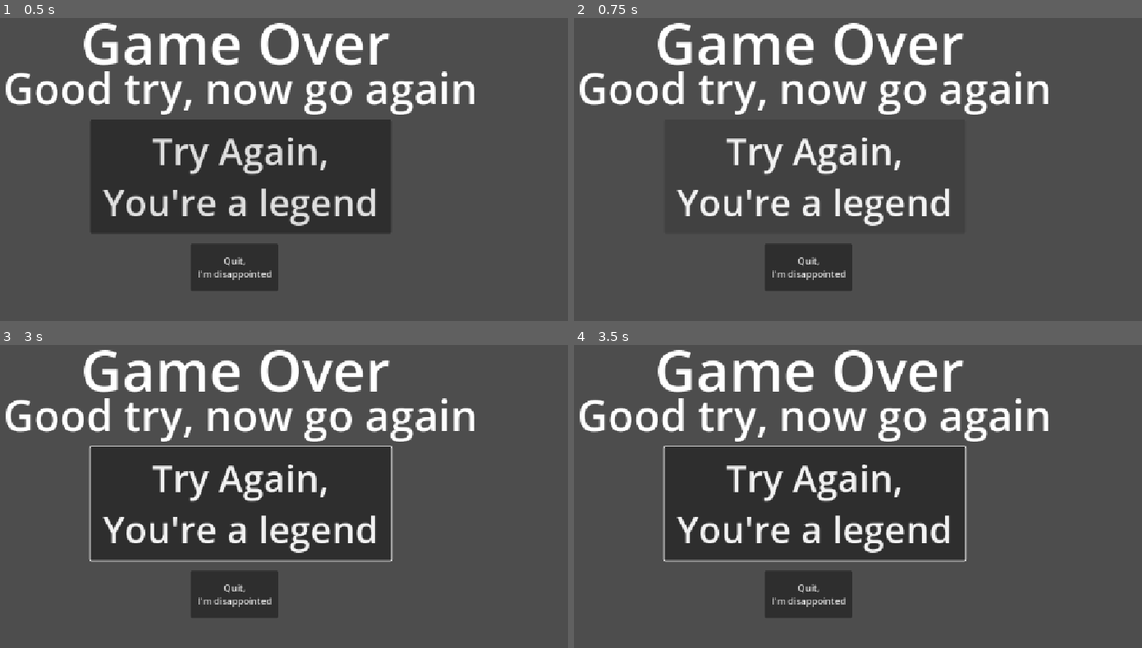
Above: before the commit, frames 1-4 (two rows, left to right).
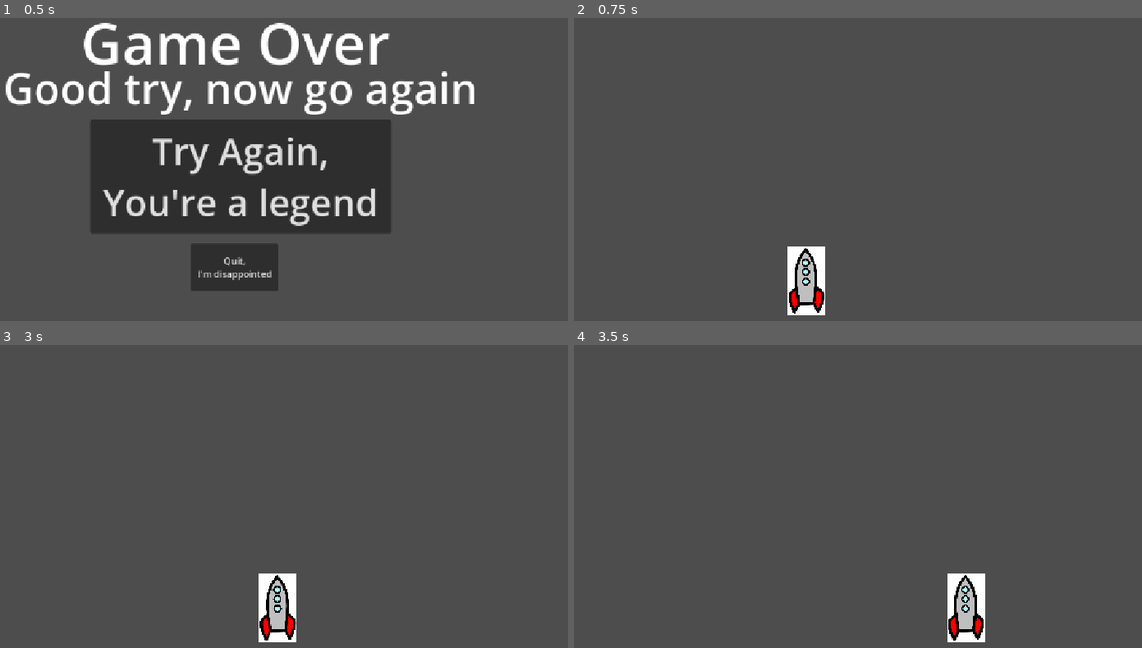
Above: after the commit, the same moments.

Repository: harshilarora250/orbital-game
Game: Godot game, scene res://game-over-screen.tscn
The game is run twice, just before and just after one commit, with the same random seed, the same clock (stepped at 60 frames per second) and the same inputs. This scene is started directly instead of the project's main scene.
Inputs (mouse positions are in pixels of both pictures, inside the frame that each line leads up to):
- Up to frame 1 (0.5 s): no input
- Up to frame 2 (0.75 s): click "Try Again, You're a legend" at 0.5 s
- Up to frame 3 (3 s): click (238, 502) at 1.25 s, where only the run before the commit has a clickable "Try Again, You're a legend"; click (238, 502) at 2 s, where only the run before the commit has a clickable "Try Again, You're a legend"; tap Enter at 2.75 s; move the mouse to (386, 444) at 2.77 s; hold Right (ui_right) from 2.78 s (still down); tap Alt at 2.85 s; click (386, 444) at 2.92 s
- Up to frame 4 (3.5 s): keep holding Right (ui_right)

Frame 1 is identical in both runs. In frame 2, 12% of the frame differs, in the area x 1-84%, y 1-99%; in frame 3, 29%; in frame 4, 30%.

Commit message:
Complete the game over screen

Diff:
--- a/game-over-screen.tscn
+++ b/game-over-screen.tscn
@@ -1,4 +1,6 @@
 [gd_scene format=3 uid="uid://dtdrlpstdfc06"]
+
+[ext_resource type="Script" uid="uid://d0i71kkewwja8" path="res://game_over_screen-script.gd" id="1_gvqcw"]
 
 [node name="Control" type="Control" unique_id=279411272]
 layout_mode = 3
@@ -7,6 +9,7 @@
 anchor_bottom = 1.0
 grow_horizontal = 2
 grow_vertical = 2
+script = ExtResource("1_gvqcw")
 
 [node name="Label" type="Label" parent="." unique_id=412204392]
 layout_mode = 0
@@ -26,7 +29,7 @@
 theme_override_font_sizes/font_size = 75
 text = "Good try, now go again"
 
-[node name="Button" type="Button" parent="." unique_id=1447995069]
+[node name="legend" type="Button" parent="." unique_id=1447995069]
 layout_mode = 0
 offset_left = 314.0
 offset_top = 294.0
@@ -36,7 +39,7 @@
 text = "Try Again,
 You're a legend"
 
-[node name="Button2" type="Button" parent="." unique_id=570281129]
+[node name="disappointed" type="Button" parent="." unique_id=570281129]
 layout_mode = 0
 offset_left = 490.0
 offset_top = 512.0
@@ -44,3 +47,6 @@
 offset_bottom = 595.0
 text = "Quit,
 I'm disappointed"
+
+[connection signal="pressed" from="legend" to="." method="_on_legend_pressed"]
+[connection signal="pressed" from="disappointed" to="." method="_on_disappointed_pressed"]
--- /dev/null
+++ b/game_over_screen-script.gd
@@ -0,0 +1,18 @@
+extends Control
+
+
+# Called when the node enters the scene tree for the first time.
+func _ready() -> void:
+	pass # Replace with function body.
+
+
+# Called every frame. 'delta' is the elapsed time since the previous frame.
+func _process(delta: float) -> void:
+	pass
+
+func _on_legend_pressed() -> void:
+	get_tree().change_scene_to_file("res://level-1.tscn")
+
+
+func _on_disappointed_pressed() -> void:
+	get_tree().quit()
Not shown, added: game_over_screen-script.gd.uid
